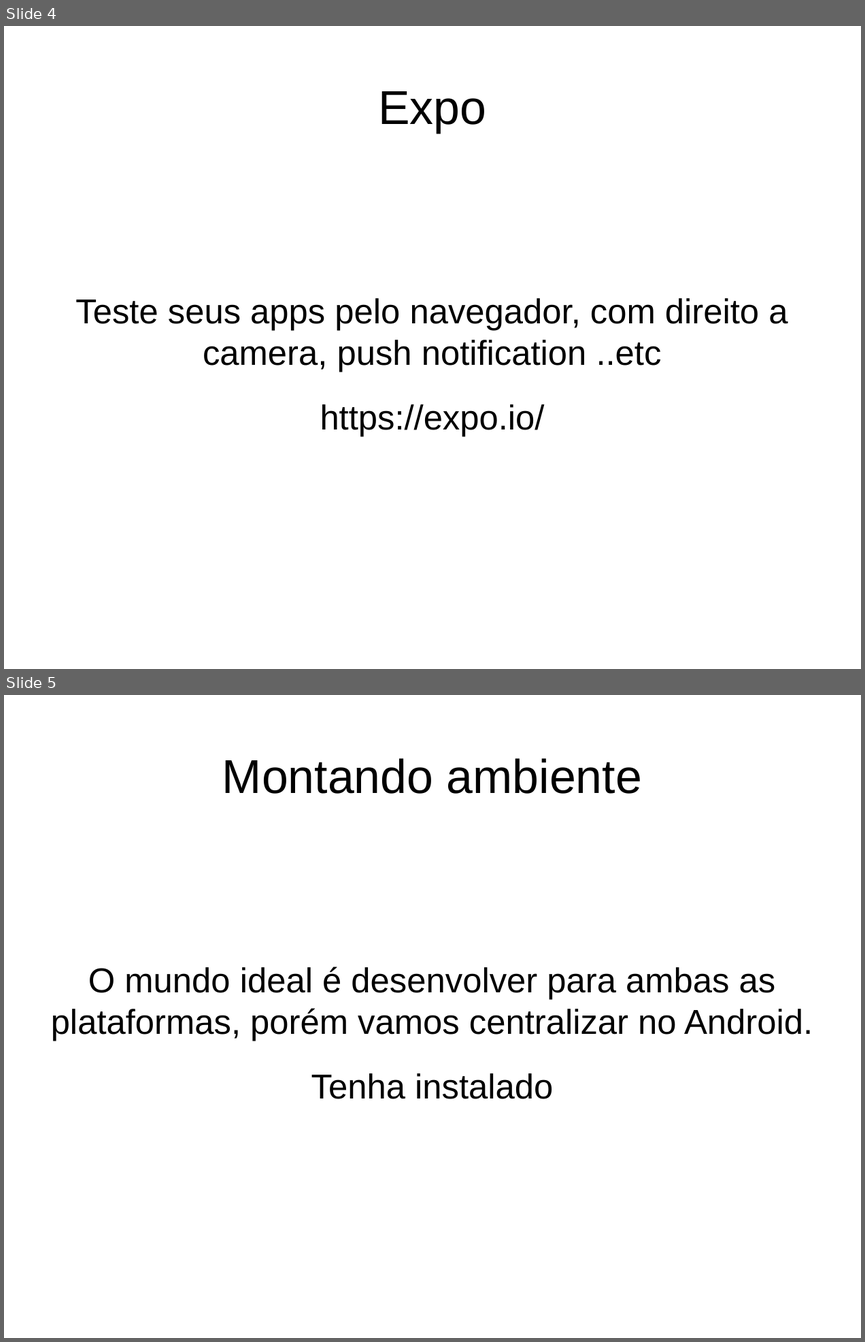
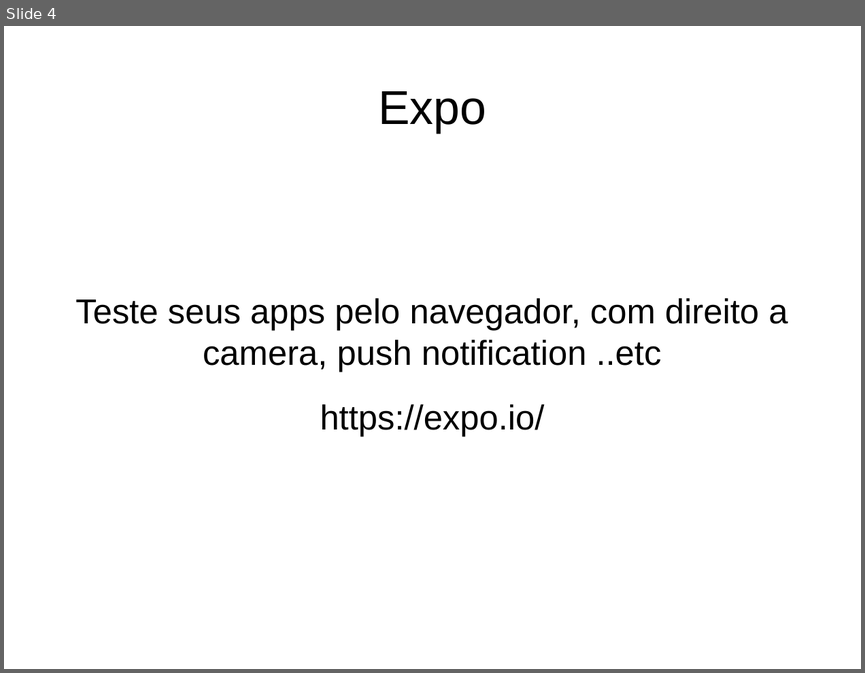
Before and after one commit to juninmd/curso-react-native, a slide deck: apresentacao2.pptx. Shown one above the other, each under a label of ours: slides 4 and 5 before the commit, slide 4 after it. The pictures are 865x1342 and 865x673 pixels, drawn with LibreOffice and Linux fonts; fonts in the diff are those of the drawing. Boxes give left, top, right and bottom in pixels: in the first picture for what was removed or moved away, otherwise in the second. Text is boxed around its words. In the diff, an @@ line names an element or a change of style, - is before the commit and + after.

```diff
--- a/apresentacao2.pptx
+++ b/apresentacao2.pptx
@@ slide 5 removed at [4,695,861,1338], background #FFFFFF @@
@@ text removed at [222,758,642,794] @@
-Montando ambiente
@@ text removed at [51,966,813,1099] @@
-O mundo ideal é desenvolver para ambas as plataformas, porém vamos centralizar no Android.
-Tenha instalado
```
Also in this commit, not shown: 1 slide changed, 6 slides added, 13 other files.
